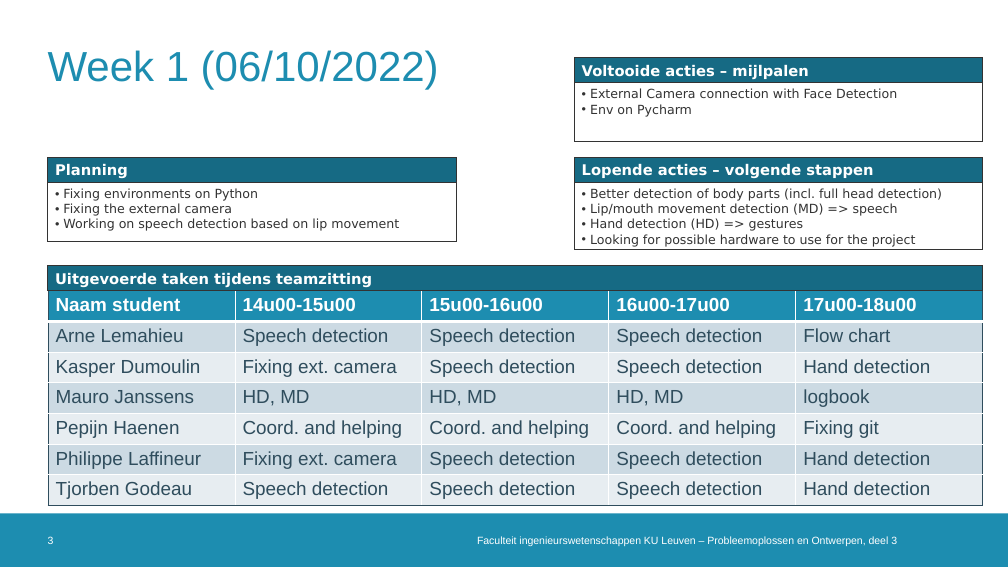
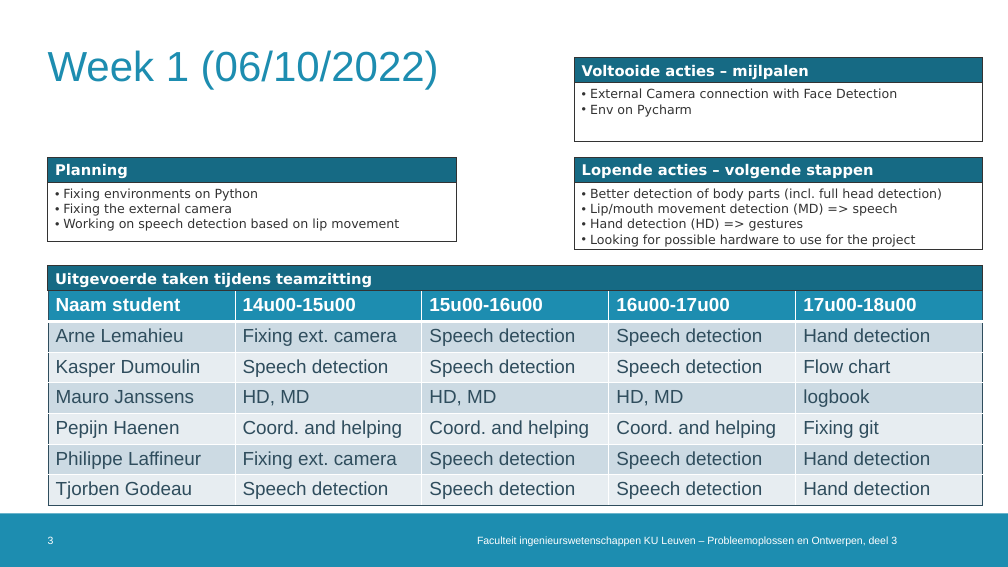
Before and after one commit to DoctorLego2003/Meeting-Owl, a slide deck: slide 3 of logboek_ESAT9A1.pptx. Drawn at 1008x567 pixels with LibreOffice and Linux fonts; fonts in the diff are those of the drawing; background and template pictures are left out. Boxes give left, top, right and bottom in pixels: in the first picture for what was removed or moved away, otherwise in the second. Text is boxed around its words. In the diff, an @@ line names an element or a change of style, - is before the commit and + after.

```diff
--- a/logboek_ESAT9A1.pptx
+++ b/logboek_ESAT9A1.pptx
@@ table at [48, 291, 982, 506] @@
-row 2, column 2: Speech detection
+row 2, column 2: Fixing ext. camera
-row 2, column 5: Flow chart
+row 2, column 5: Hand detection
-row 3, column 2: Fixing ext. camera
+row 3, column 2: Speech detection
-row 3, column 5: Hand detection
+row 3, column 5: Flow chart
```
Also in this commit, not shown: 2 other slides changed.
